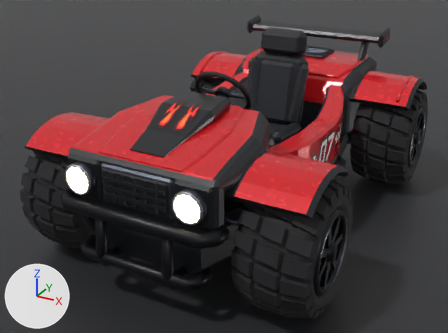
One commit to the Blender file offroad-kart/connected-kart/OffroadKart_Connected.blend: the scene before it, then after it.
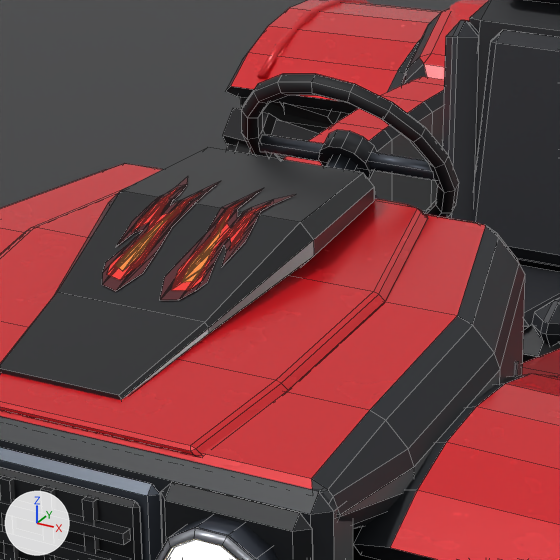
Each version appears first whole from a 50 mm camera at (7.31, -15.0, 8.6) aimed at (-0.52, -0.77, 1.48), and next in a close-up on the part from 29% to 62% of the width and 16% to 60% of the height. Arrows for +X, +Y and +Z are at lower left; the lights stay in place. The first two pictures are the older version. The close-ups show mesh edges as thin lines.

Script lines for the objects in view, before the commit:
```python
me_left_front_fender = bpy.data.meshes.new('Left_Front_Fender')
me_left_front_fender.from_pydata(...)  # 48 vertices, 44 faces; spans x -0.95..0.94, y -1.32..1.32, z -0.34..0.31
# faces by material slot: [37, 7]
me_left_front_fender.materials.append(mat_mat_trim_charcoal)  # black #23262b
me_left_front_fender.materials.append(mat_mat_paint_racingred)
me_racelivery_hood = bpy.data.meshes.new('RaceLivery_Hood')
me_racelivery_hood.from_pydata(...)  # 168 vertices, 192 faces; spans x -0.396..0.402, y -0.64..0.55, z -0.255..0.093
me_racelivery_hood.materials.append(mat_racelivery_ink)  # picture img_kart_racelivery_ink_png
me_right_integrated_sidepod = bpy.data.meshes.new('Right_Integrated_Sidepod')
me_right_integrated_sidepod.from_pydata(...)  # 108 vertices, 101 faces; spans x -0.52..0.53, y -2.67..2.54, z -0.81..1.11
# faces by material slot: [33, 68]
me_right_integrated_sidepod.materials.append(mat_mat_paint_racingred)
me_right_integrated_sidepod.materials.append(mat_mat_trim_charcoal)  # black #23262b
ob_left_front_fender = bpy.data.objects.new('Left_Front_Fender', me_left_front_fender)
ob_left_front_fender.parent = ob_offroadkart_root
ob_left_front_fender.location = (2.795, -3.894, 3.191)
ob_left_front_fender.scale = (1.0, 0.912, 0.912)
ob_racelivery_hood = bpy.data.objects.new('RaceLivery_Hood', me_racelivery_hood)
ob_racelivery_hood.parent = ob_offroadkart_root
ob_racelivery_hood.location = (-0.00311, -3.665, 4.08)
ob_right_integrated_sidepod = bpy.data.objects.new('Right_Integrated_Sidepod', me_right_integrated_sidepod)
ob_right_integrated_sidepod.parent = ob_offroadkart_root
ob_right_integrated_sidepod.location = (-1.707, -0.0075, 2.194)
# also in view: 'Left_Integrated_Sidepod' at (1.71, -0.08, 2.35); 'Front_GrilleRecess' at (0.0, -5.59, 2.85); 'Bucket_Back_Pad' at (0.0, 1.41, 3.19); 'Front_Hood' at (0.0, -3.82, 3.19); 'Right_Rear_Fender_Red_Edge' at (-3.35, 3.81, 3.25)
```
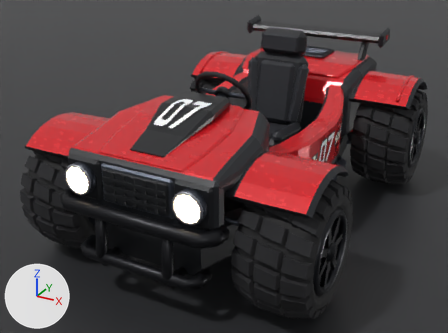
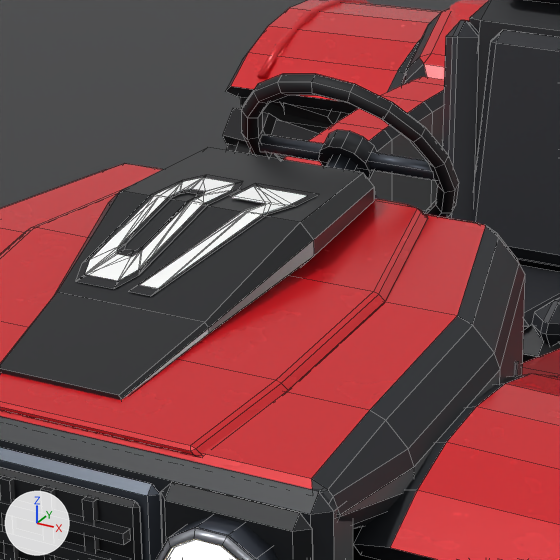
Commit message: Replace hood flames with the 07 race number

Boxes (x1, y1, x2, y2) around the edits, measured in the close-ups (560 x 560 px):
'RaceLivery_Hood', reshaped, moved (25% wider)
    before: (102, 176, 296, 300)
    after: (76, 175, 318, 296)
part 1 of me_racelivery_hood, rebuilt (41% wider)
    before: (102, 176, 220, 291)
    after: (76, 175, 243, 289)
part 2 of me_racelivery_hood, rebuilt (23% wider, 7% shorter)
    before: (160, 189, 296, 300)
    after: (140, 186, 307, 289)
part 3 of me_racelivery_hood, rebuilt (59% wider, 12% taller)
    before: (107, 188, 201, 280)
    after: (85, 178, 235, 281)
part 4 of me_racelivery_hood, rebuilt (93% wider, 24% taller)
    before: (171, 200, 269, 291)
    after: (128, 183, 318, 296)
part 5 of me_racelivery_hood, deleted
    before: (116, 209, 177, 271)
part 6 of me_racelivery_hood, deleted (orange)
    before: (182, 216, 228, 282)

What the commit changed:
me_racelivery_hood is used by ob_racelivery_hood; parent ob_offroadkart_root; location (-0.00311, -3.665, 4.08).
me_racelivery_hood had 168 vertices, 192 faces and spanned x -0.396..0.402, y -0.64..0.55, z -0.255..0.093.
me_racelivery_hood now has 64 vertices, 66 faces and spans x -0.412..0.601, y -0.691..0.53, z -0.249..0.096.
me_racelivery_hood part 1: the loose piece of 40 vertices spanning x -0.396..-0.072, y -0.64..0.55, z -0.255..0.093 is rebuilt with 22 vertices and now spans x -0.412..0.115, y -0.691..0.53, z -0.249..0.095.
me_racelivery_hood part 2: the loose piece of 38 vertices spanning x 0.078..0.402, y -0.64..0.55, z -0.255..0.093 is rebuilt with 10 vertices and now spans x 0.048..0.557, y -0.63..0.469, z -0.22..0.096.
me_racelivery_hood part 3: the loose piece of 34 vertices spanning x -0.356..-0.122, y -0.555..0.336, z -0.217..0.084 is rebuilt with 22 vertices and now spans x -0.379..0.082, y -0.63..0.469, z -0.22..0.096.
me_racelivery_hood part 4: the loose piece of 34 vertices spanning x 0.128..0.363, y -0.555..0.336, z -0.217..0.084 is rebuilt with 10 vertices and now spans x 0.009..0.601, y -0.69..0.53, z -0.249..0.095.
me_racelivery_hood part 5: the loose piece of 11 vertices spanning x -0.276..-0.168, y -0.485..0.096, z -0.185..0.052 is deleted.
me_racelivery_hood part 6: the loose piece of 11 vertices spanning x 0.175..0.282, y -0.485..0.096, z -0.185..0.052 is deleted.
Object 'RaceLivery_Hood' (ob_racelivery_hood) moves from (-0.00311, -3.665, 4.08) to (-0.0847, -3.6, 4.082).
